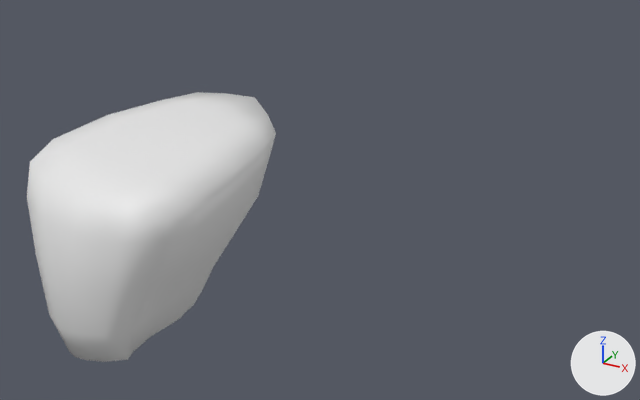
A saved change to the Blender file src/assets/blender_meshes/tutorial/big_platform.blend.
One viewpoint serves both versions: a 50 mm camera at (25.4, -35.4, 15.0) aimed at (0.7, 9.4, -7.4). The axes (+X, +Y, +Z) are drawn at lower right. The lights are the same throughout. The picture after the commit comes second.
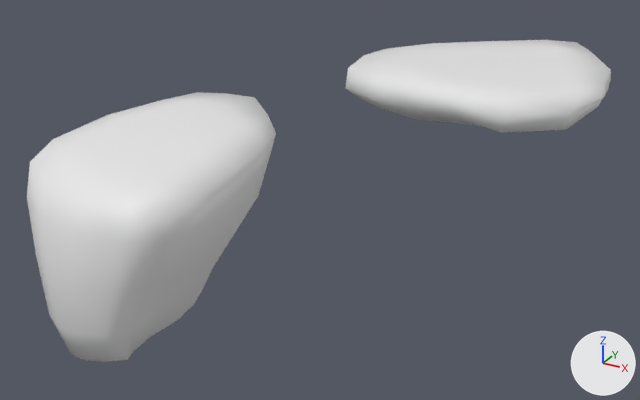
What changed in the scene script:
```text
Add me_cube_002:
    me_cube_002.from_pydata(...)  # 98 vertices, 96 faces; spans x -12.3..6.2, y -13.1..5.8, z -3.9..-0.4
    me_cube_002.polygons.foreach_set('use_smooth', [True] * 96)
Add ob_cube_001:
    ob_cube_001 = bpy.data.objects.new('Cube.001', me_cube_002)
    ob_cube_001.location = (10.71, 22.55, -0.89)
    ob_cube_001.rotation_euler = (0.0, 0.0, -1.022)  # degrees (0, 0, -59)
```

Changed parts and their boxes [x1, y1, x2, y2] in the pictures (640 x 400 px):
'Cube.001', added: after [346, 40, 611, 133]
